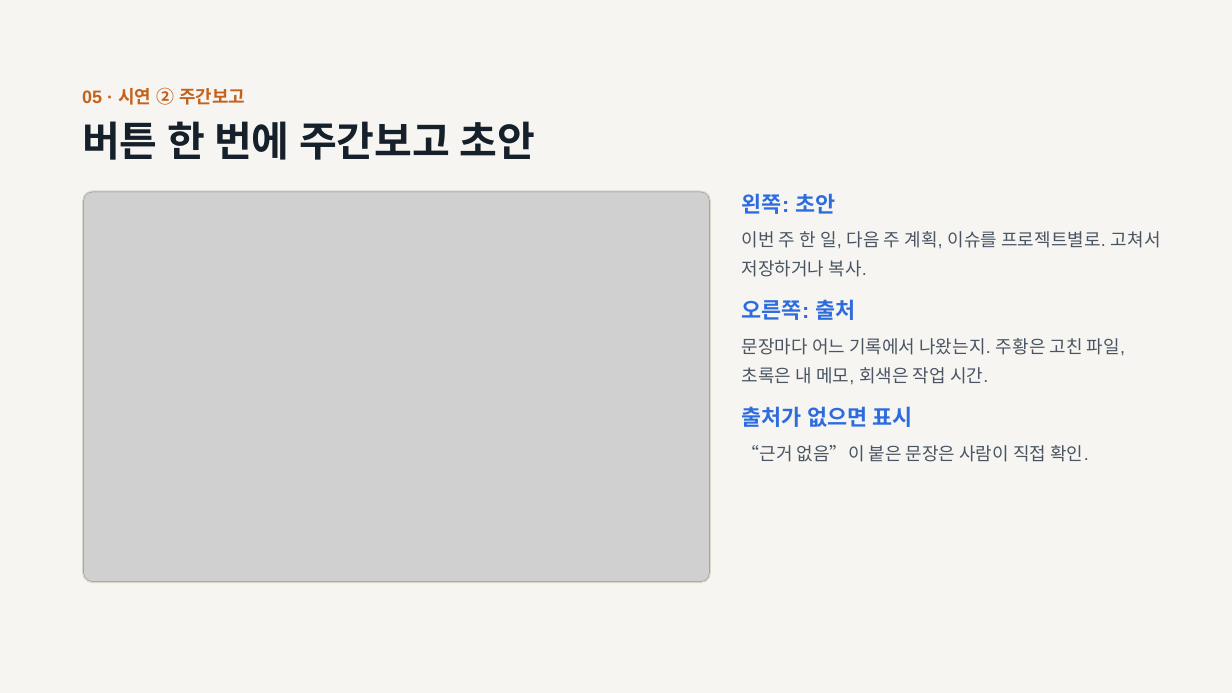
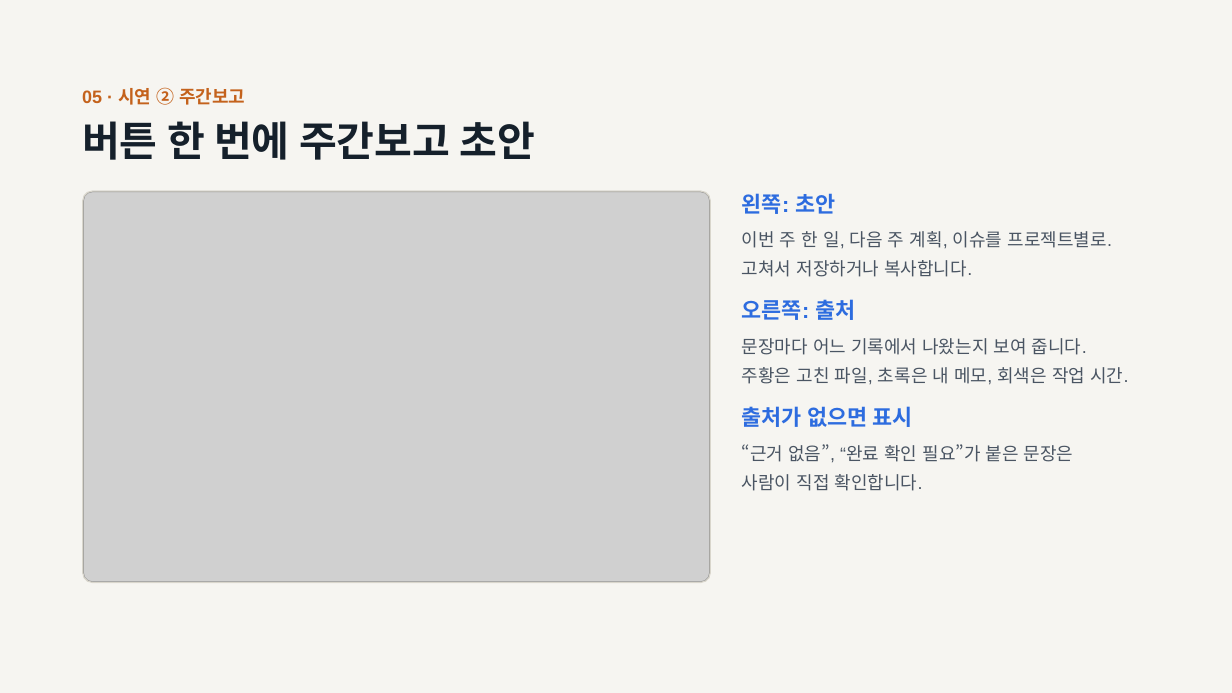
Before and after one commit to superokok/work-history, a slide deck: slide 7 of ppt/작업 기록 앱-(대인배)-v2.pptx. Drawn at 1232x693 pixels with LibreOffice and Linux fonts; fonts in the diff are those of the drawing; grey boxes stand for pictures. Boxes give left, top, right and bottom in pixels: in the first picture for what was removed or moved away, otherwise in the second. Text is boxed around its words. In the diff, an @@ line names an element or a change of style, - is before the commit and + after.

```diff
--- a/ppt/작업 기록 앱-(대인배)-v2.pptx
+++ b/ppt/작업 기록 앱-(대인배)-v2.pptx
@@ text at bbox=[742, 231, 1112, 277]: text changed @@
-이번 주 한 일, 다음 주 계획, 이슈를 프로젝트별로. 고쳐서 저장하거나 복사.
+이번 주 한 일, 다음 주 계획, 이슈를 프로젝트별로.
+고쳐서 저장하거나 복사합니다.
@@ text at bbox=[742, 338, 1128, 385]: text changed @@
-문장마다 어느 기록에서 나왔는지. 주황은 고친 파일, 초록은 내 메모, 회색은 작업 시간.
+문장마다 어느 기록에서 나왔는지 보여 줍니다.
+주황은 고친 파일, 초록은 내 메모, 회색은 작업 시간.
@@ text at bbox=[742, 444, 1074, 491]: text changed @@
-“근거 없음”이 붙은 문장은 사람이 직접 확인.
+“근거 없음”, “완료 확인 필요”가 붙은 문장은
+사람이 직접 확인합니다.
```
Also in this commit, not shown: 8 other slides changed.
